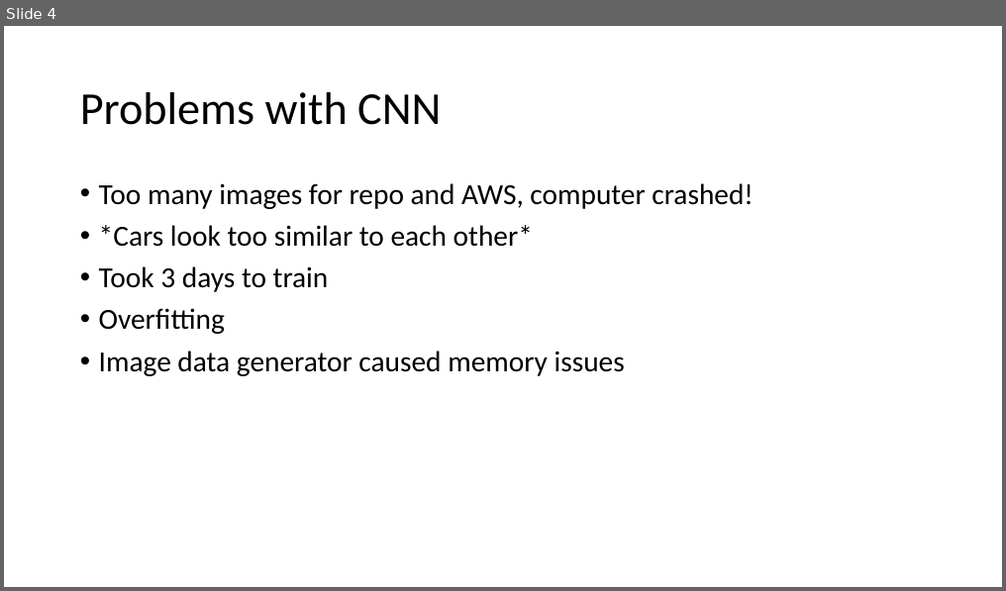
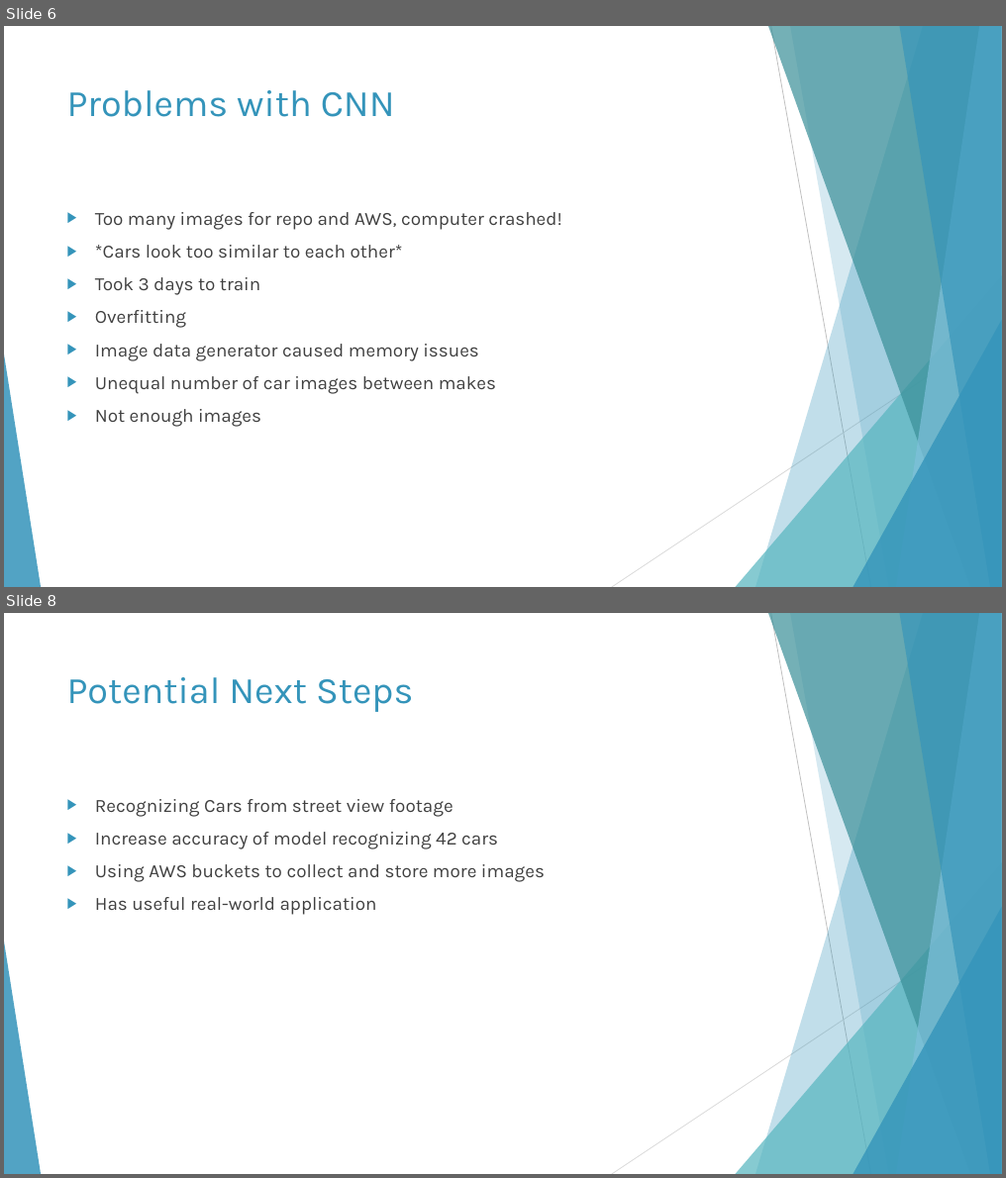
Before and after one commit to shreyasachdev/Project_4, a slide deck: Final Project.pptx. Shown one above the other, each under a label of ours: slide 4 before the commit, slides 6 and 8 after it; the slides between them are not shown. The pictures are 1006x591 and 1006x1178 pixels, drawn with LibreOffice and Linux fonts; fonts in the diff are those of the drawing. Boxes give left, top, right and bottom in pixels: in the first picture for what was removed or moved away, otherwise in the second. Text is boxed around its words. In the diff, an @@ line names an element or a change of style, - is before the commit and + after.

```diff
--- a/Final Project.pptx
+++ b/Final Project.pptx
@@ slide 8 added at (4,613,1002,1174), background #FFFFFF; not listed: 10 template elements that a slide beside it also shows @@
@@ title added at (67,677,413,712), 36 pt, text #3494BA @@
+Potential Next Steps
@@ text added at (95,799,545,915), 18 pt, text #404040 @@
+▶ Recognizing Cars from street view footage
+▶ Increase accuracy of model recognizing 42 cars
+▶ Using AWS buckets to collect and store more images
+▶ Has useful real-world application
@@ what was slide 4 is now slide 6 @@
@@ slide 6 changed as well @@
@@ title "Problems with CNN": place and size @@
-title "Problems with CNN" at (80,92,441,125)
+title "Problems with CNN" at (67,90,395,117)
@@ title "Problems with CNN" at (67,90,395,117): size 44 to 36 pt, font Calibri to Karla, text colour #000000 to #3494BA; line spacing 0.9 to 1; vertical alignment middle to top @@
@@ text "Too many images for repo ...": place and size @@
-text "Too many images for repo ..." at (99,183,753,376)
+text "Too many images for repo ..." at (95,212,561,427)
@@ text at (95,212,561,362): size 28 to 18 pt, font Calibri to Karla, text colour #000000 to #404040 in "Too many images for repo and AWS, ...", "*Cars look too similar to each other*", "Took 3 days to train", "Overfitting" and 1 more places; bullet • to ▶; line spacing 0.9 to 1 @@
@@ group added at (4,26,1002,587): 5 freeform shapes, 3 triangles, 2 lines @@
@@ text at (95,376,496,427): paragraphs added @@
+▶ Unequal number of car images between makes
+▶ Not enough images
```
Also in this commit, not shown: 3 other slides changed, 3 other slides added, 3 other files.
